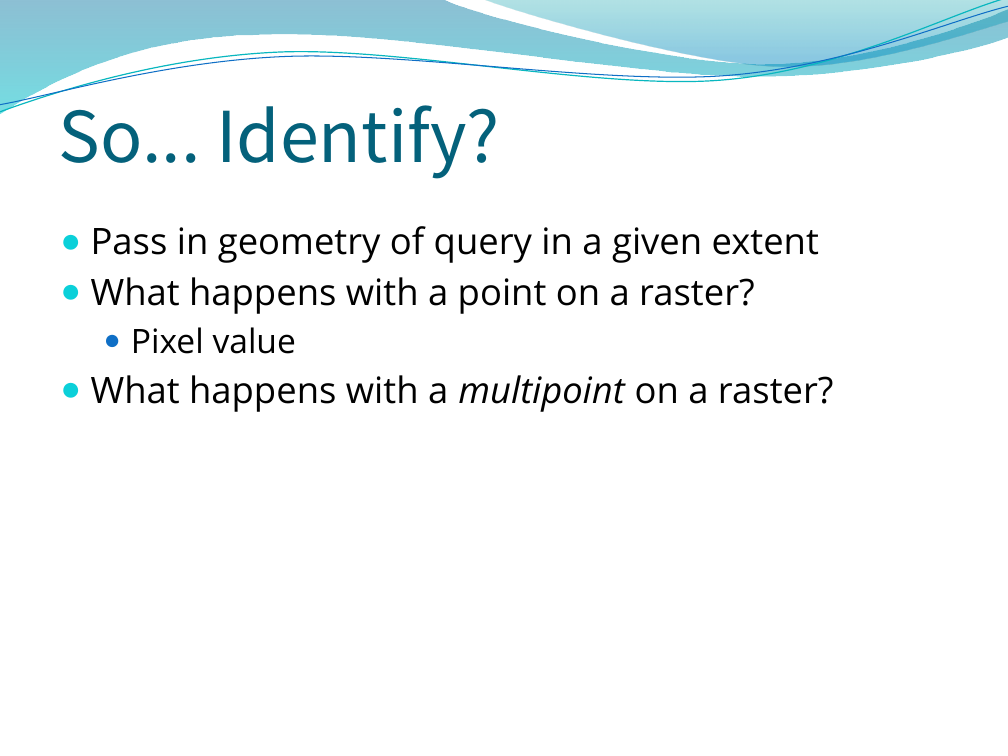
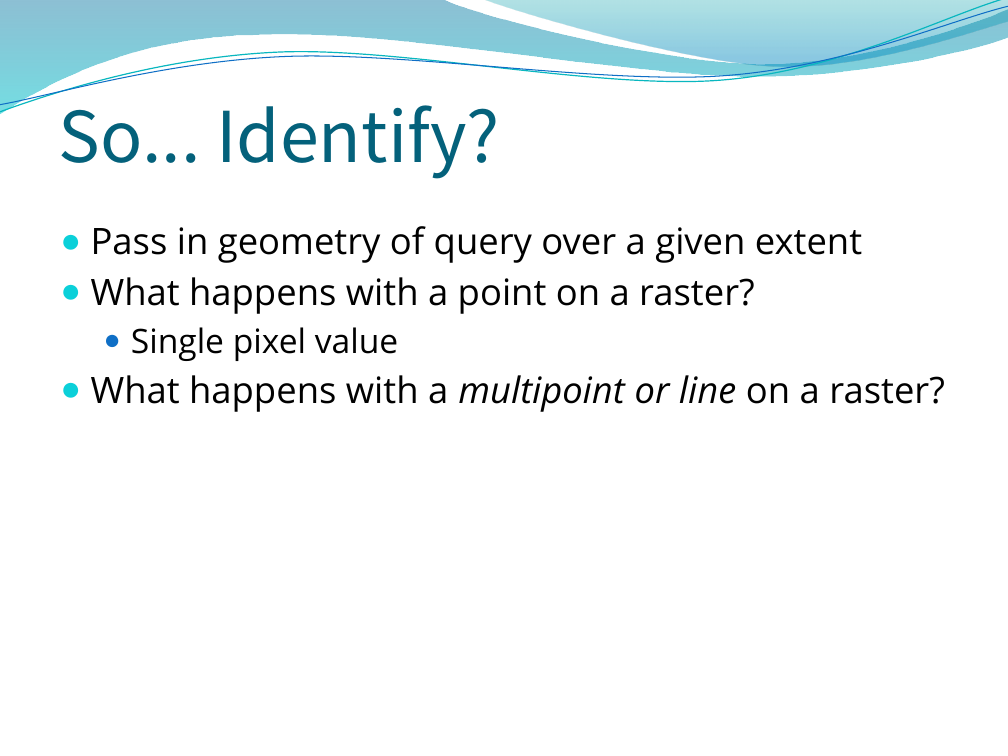
Before and after one commit to wpears/BathCat, a slide deck: slide 8 of dev/lightning.pptx. Drawn at 1008x756 pixels with LibreOffice and Linux fonts; fonts in the diff are those of the drawing; background and template pictures are left out. Boxes give left, top, right and bottom in pixels: in the first picture for what was removed or moved away, otherwise in the second. Text is boxed around its words. In the diff, an @@ line names an element or a change of style, - is before the commit and + after.

```diff
--- a/dev/lightning.pptx
+++ b/dev/lightning.pptx
@@ text at (x1=91, y1=226, x2=862, y2=263): text changed @@
-● Pass in geometry of query in a given extent
+● Pass in geometry of query over a given extent
@@ text at (x1=91, y1=327, x2=945, y2=412): text changed @@
-  ● Pixel value
-● What happens with a multipoint on a raster?
+  ● Single pixel value
+● What happens with a multipoint or line on a raster?
```
Also in this commit, not shown: 6 other slides changed.
